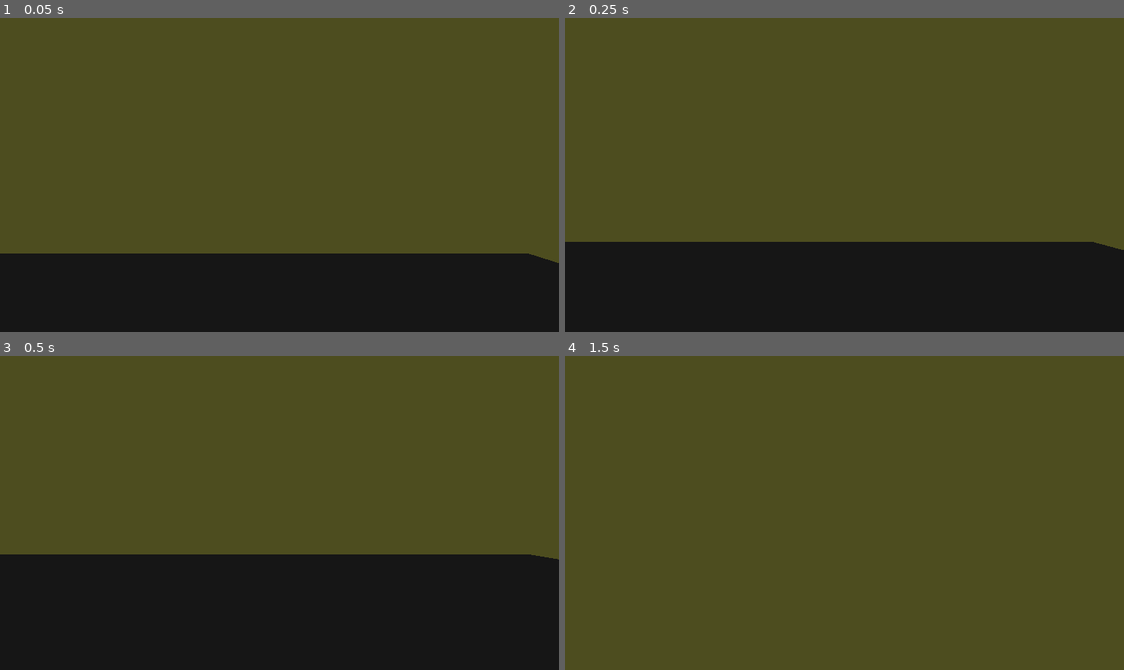
Above: before the commit, frames 1-4 (two rows, left to right).
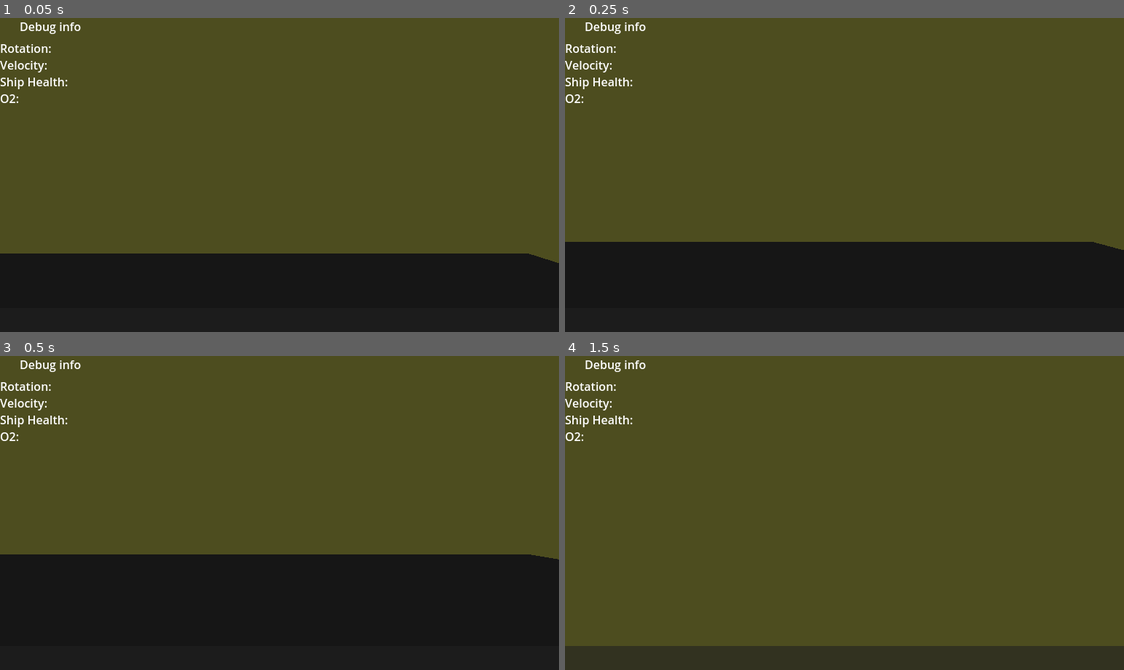
Above: after the commit, the same moments.

Repository: zachary-huber/globalGameJam2025_BUBBLE
Game: Godot game, scene res://src/scenes/main_3d.tscn
Two runs of this game, one before a commit and one after it. Both use one fixed random seed, a clock stepped at 60 frames per second and the inputs below.
Inputs (mouse positions are in pixels of both pictures, inside the frame that each line leads up to):
- Up to frame 1 (0.05 s): no input
- Up to frame 2 (0.25 s): no input
- Up to frame 3 (0.5 s): no input
- Up to frame 4 (1.5 s): tap Enter (ui_accept) at 0.5, 0.77 s; move the mouse to (872, 513) at 0.52 s; hold E (interact) 0.53-1.28 s; hold W (forward) from 0.53 s (still down); move the mouse to (816, 513) at 1.27 s; tap Q (alt_interact) at 1.35 s

The runs differ from the first frame. In frame 1, 0.6% of the frame differs, in the area x 0-15%, y 1-28%; in frame 2, 0.6%; in frame 3, 0.6%; in frame 4, 8.2%, in the area x 0-100%, y 1-100%.

Commit message:
added debug ui

Diff:
--- /dev/null
+++ b/captain_chair.gd
@@ -0,0 +1,15 @@
+extends Interactable
+
+
+func _init() -> void:
+	interactHintText = "[center]Press [E] to pilot the submarine[/center]"
+
+func _ready() -> void:
+	pass
+
+
+func _process(delta: float) -> void:
+	pass
+
+func interact():
+	pass
--- /dev/null
+++ b/src/scenes/captain_chair.tscn
@@ -0,0 +1,20 @@
+[gd_scene load_steps=4 format=3 uid="uid://d1levm7wo2lhf"]
+
+[ext_resource type="Script" path="res://captain_chair.gd" id="1_8ycp7"]
+
+[sub_resource type="BoxMesh" id="BoxMesh_14jfg"]
+
+[sub_resource type="BoxShape3D" id="BoxShape3D_q6jkm"]
+
+[node name="captainChair" type="Node3D"]
+script = ExtResource("1_8ycp7")
+
+[node name="StaticBody3D" type="StaticBody3D" parent="."]
+
+[node name="wheelSpinPart" type="MeshInstance3D" parent="StaticBody3D"]
+mesh = SubResource("BoxMesh_14jfg")
+
+[node name="Area3D" type="Area3D" parent="."]
+
+[node name="CollisionShape3D" type="CollisionShape3D" parent="Area3D"]
+shape = SubResource("BoxShape3D_q6jkm")
--- a/src/scenes/main_3d.tscn
+++ b/src/scenes/main_3d.tscn
@@ -1,12 +1,19 @@
-[gd_scene load_steps=7 format=3 uid="uid://cvw72ka1vhtnm"]
+[gd_scene load_steps=10 format=3 uid="uid://cvw72ka1vhtnm"]
 
 [ext_resource type="PackedScene" uid="uid://1rhcf0vibc1b" path="res://src/scenes/submarine.tscn" id="1_58qsi"]
 [ext_resource type="PackedScene" uid="uid://8se60n4d7mf5" path="res://src/scenes/wheel.tscn" id="2_70dgk"]
 [ext_resource type="PackedScene" uid="uid://bf1afayqt8pcj" path="res://src/scenes/player.tscn" id="2_ix2h5"]
 [ext_resource type="PackedScene" uid="uid://1ygys75xohd7" path="res://src/scenes/lever.tscn" id="3_2aso7"]
 [ext_resource type="PackedScene" uid="uid://ephsf1kd5v08" path="res://src/scenes/ocean_floor_environment.tscn" id="4_aguwm"]
+[ext_resource type="PackedScene" uid="uid://d1levm7wo2lhf" path="res://src/scenes/captain_chair.tscn" id="6_ntipw"]
 
 [sub_resource type="Environment" id="Environment_yl6x8"]
+
+[sub_resource type="StyleBoxFlat" id="StyleBoxFlat_by567"]
+bg_color = Color(0.129412, 0.129412, 0.129412, 0.6)
+
+[sub_resource type="Theme" id="Theme_uy58j"]
+Panel/styles/panel = SubResource("StyleBoxFlat_by567")
 
 [node name="main3D" type="Node3D"]
 
@@ -55,3 +62,34 @@
 grow_horizontal = 2
 grow_vertical = 0
 bbcode_enabled = true
+
+[node name="Panel" type="Panel" parent="mainUI/interactHint"]
+layout_mode = 1
+anchors_preset = 15
+anchor_right = 1.0
+anchor_bottom = 1.0
+grow_horizontal = 2
+grow_vertical = 2
+theme = SubResource("Theme_uy58j")
+
+[node name="VBoxContainer" type="VBoxContainer" parent="mainUI"]
+layout_mode = 0
+offset_right = 139.0
+offset_bottom = 220.0
+
+[node name="debugHeader" type="RichTextLabel" parent="mainUI/VBoxContainer"]
+custom_minimum_size = Vector2(0, 26.01)
+layout_mode = 2
+bbcode_enabled = true
+text = "[center]Debug info[/center]"
+
+[node name="debugInfo" type="RichTextLabel" parent="mainUI/VBoxContainer"]
+layout_mode = 2
+size_flags_vertical = 3
+text = "Rotation:
+Velocity:
+Ship Health:
+O2:"
+
+[node name="captainChair" parent="." instance=ExtResource("6_ntipw")]
+transform = Transform3D(1, 0, 0, 0, 1, 0, 0, 0, 1, -7.65682, 8.51935, -1.15756)
